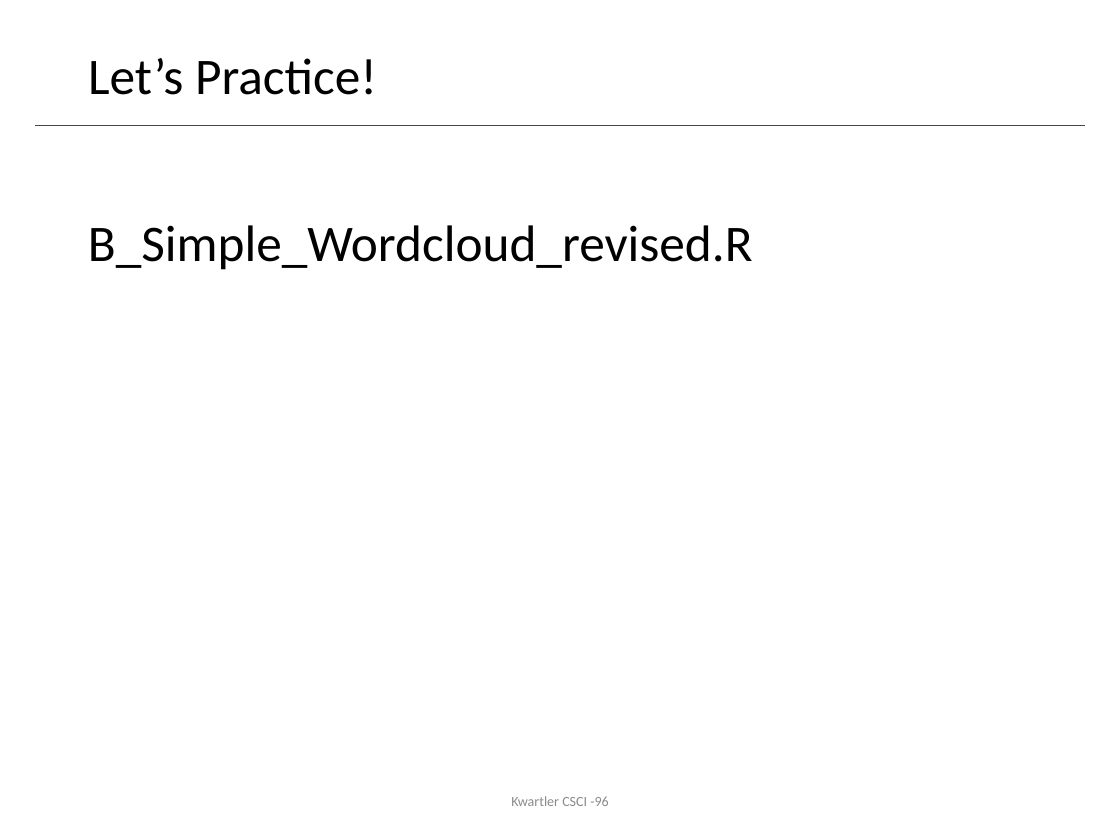
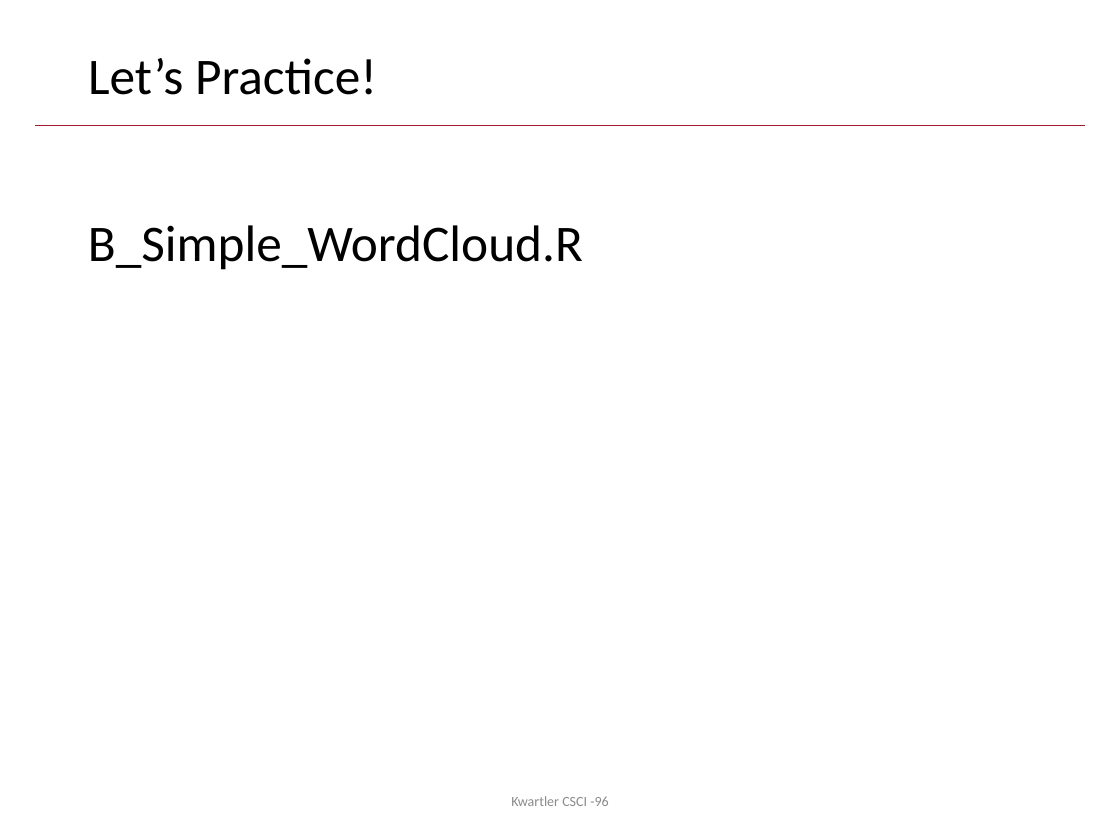
Before and after one commit to kwartler/Harvard_DataMining_Business_Student, a slide deck: slide 7 of Lessons/K_Text_Mining_2/B_wordClouds_revisited.pptx. Drawn at 1120x840 pixels with LibreOffice and Linux fonts; fonts in the diff are those of the drawing; background and template pictures are left out. Boxes give left, top, right and bottom in pixels: in the first picture for what was removed or moved away, otherwise in the second. Text is boxed around its words. In the diff, an @@ line names an element or a change of style, - is before the commit and + after.

```diff
--- a/Lessons/K_Text_Mining_2/B_wordClouds_revisited.pptx
+++ b/Lessons/K_Text_Mining_2/B_wordClouds_revisited.pptx
@@ text at (88, 225, 583, 270): text changed @@
-B_Simple_Wordcloud_revised.R
+B_Simple_WordCloud.R
```
Also in this commit, not shown: 22 other slides changed, 4 slides removed, 5 other files.
